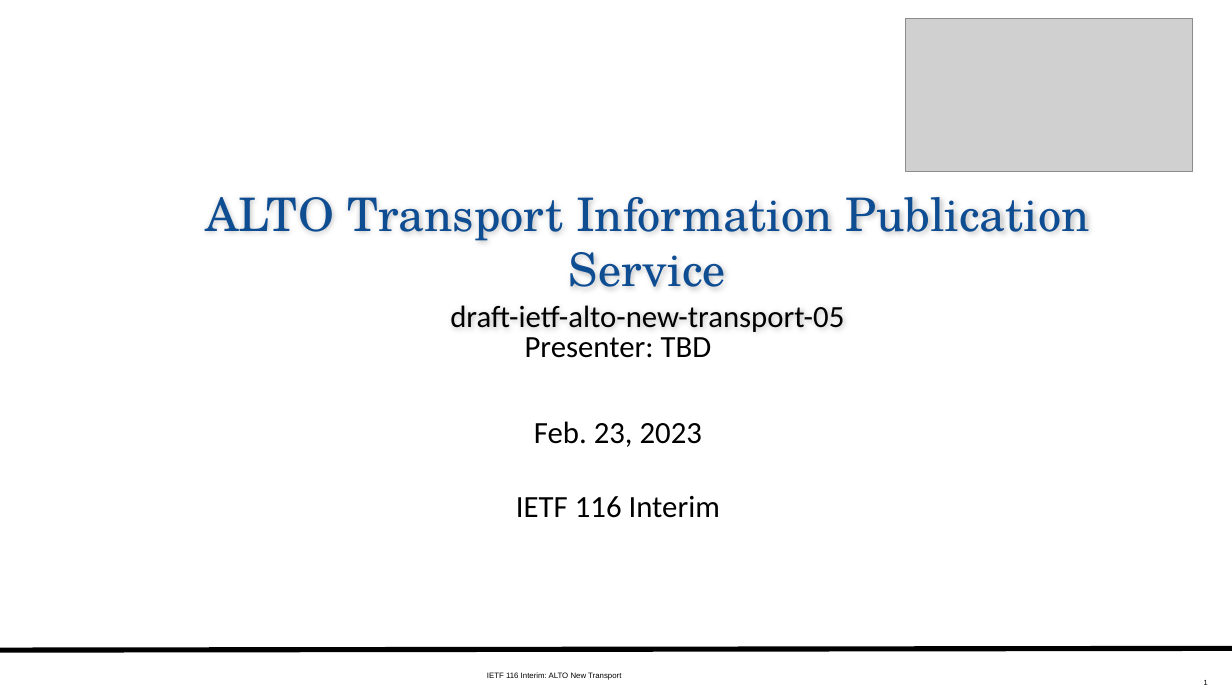
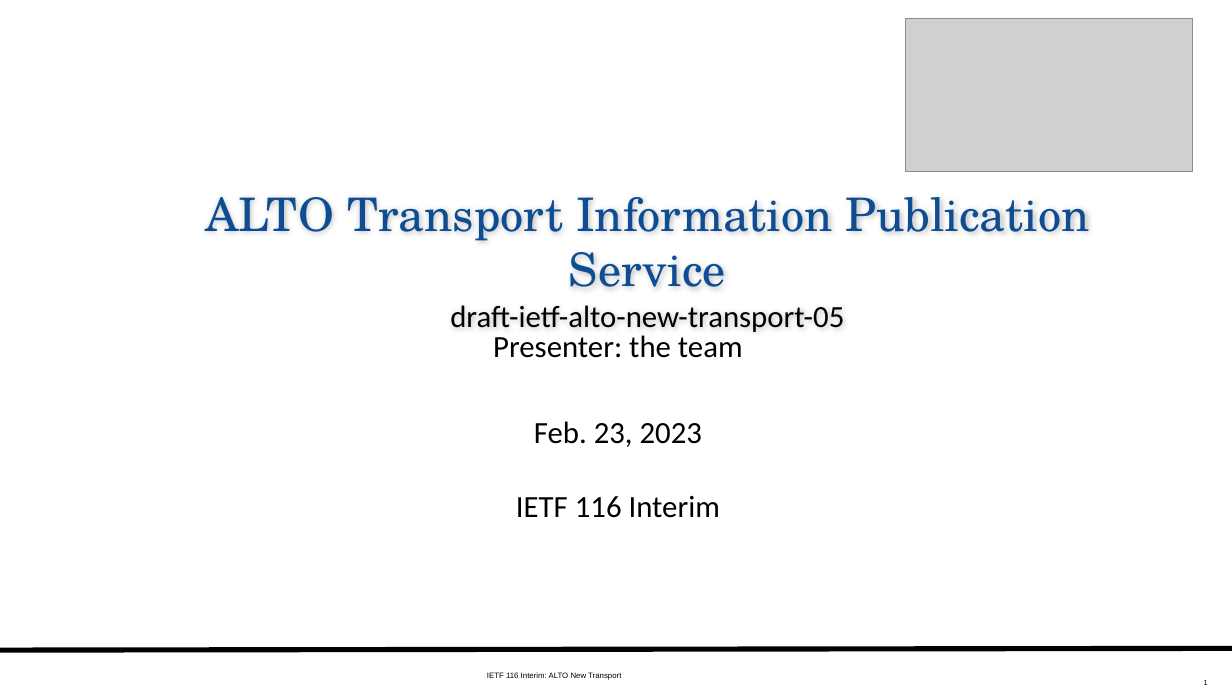
Before and after one commit to ietf-wg-alto/wg-materials, a slide deck: slide 1 of meetings-ietf/ietf-116-interim/slides-116-interim-alto-transport.pptx. Drawn at 1232x693 pixels with LibreOffice and Linux fonts; fonts in the diff are those of the drawing; grey boxes stand for pictures. Boxes give left, top, right and bottom in pixels: in the first picture for what was removed or moved away, otherwise in the second. Text is boxed around its words. In the diff, an @@ line names an element or a change of style, - is before the commit and + after.

```diff
--- a/meetings-ietf/ietf-116-interim/slides-116-interim-alto-transport.pptx
+++ b/meetings-ietf/ietf-116-interim/slides-116-interim-alto-transport.pptx
@@ subtitle at [493,335,743,358]: text changed @@
-Presenter: TBD
+Presenter: the team
```
Also in this commit, not shown: 9 other slides changed, 26 slides added, 6 slides removed.
